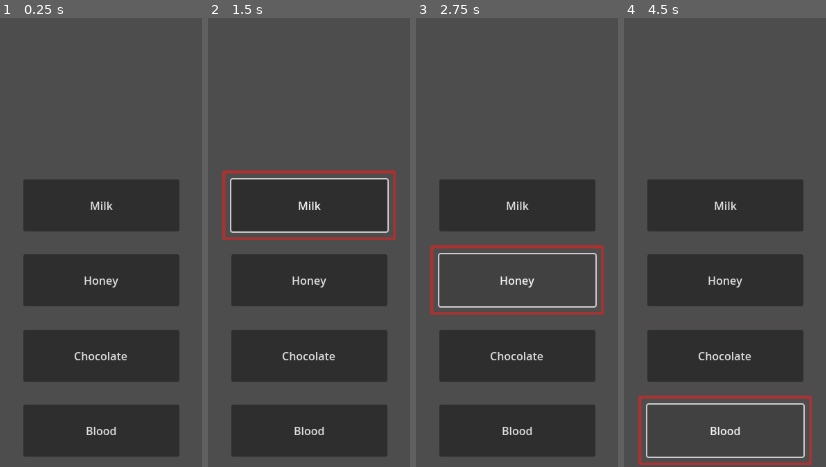
Above: before the commit, frames 1-4 (left to right).
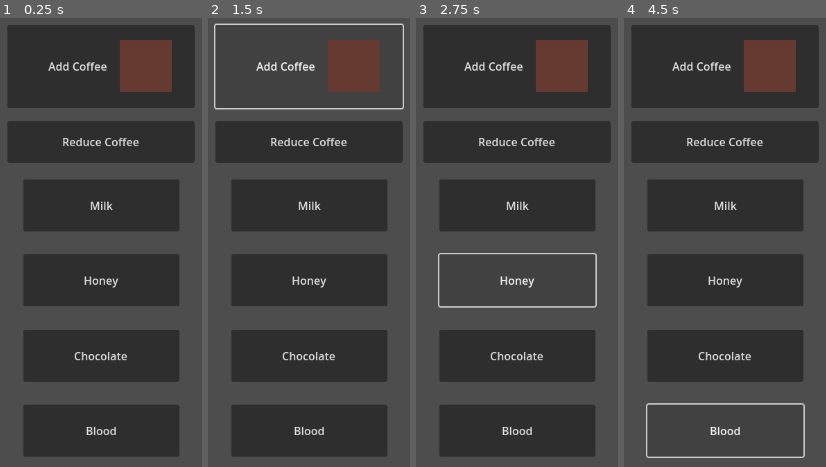
Above: after the commit, the same moments.

Repository: LuisGarrillo/Neo-Mel-vn
Game: Godot game, scene res://scenes/ui/cup_preparation.tscn
The game is run twice, just before and just after one commit, with the same random seed, the same clock (stepped at 60 frames per second) and the same inputs. This scene is started directly instead of the project's main scene.
Inputs (mouse positions are in pixels of both pictures, inside the frame that each line leads up to):
- Up to frame 1 (0.25 s): no input
- Up to frame 2 (1.5 s): click "Milk" at 0.5 s; click (309, 67) at 1.25 s, where only the run after the commit has a clickable "Add Coffee"
- Up to frame 3 (2.75 s): click "Honey" at 2 s
- Up to frame 4 (4.5 s): click (725, 143) at 2.75 s, where only the run after the commit has a clickable "Reduce Coffee"; click "Chocolate" at 3.5 s; click "Blood" at 4.25 s

The runs differ from the first frame. In frame 1, 25% of the frame differs, in the area x 3-97%, y 1-33%; in frame 2, 16%; in frame 3, 27%, in the area x 3-97%, y 1-67%; in frame 4, 27%.
Error after the commit: Cannot call method 'get_children' on a null value. (res://scripts/managers/cup_preparation_manager.gd:7)

Commit message:
Add remove coffee button and add coffee button

Diff:
--- a/scenes/ui/cup_preparation.tscn
+++ b/scenes/ui/cup_preparation.tscn
@@ -1,7 +1,9 @@
-[gd_scene load_steps=3 format=3 uid="uid://q4a1c2e7pnok"]
+[gd_scene load_steps=5 format=3 uid="uid://q4a1c2e7pnok"]
 
 [ext_resource type="PackedScene" uid="uid://bu158m4v3m18d" path="res://scenes/ui/add_on_button.tscn" id="1_f1hol"]
 [ext_resource type="Script" path="res://scripts/managers/cup_preparation_manager.gd" id="1_vqsfv"]
+[ext_resource type="PackedScene" uid="uid://d4kcnobl7cl1i" path="res://scenes/ui/add_coffee_button.tscn" id="2_wxq8d"]
+[ext_resource type="PackedScene" uid="uid://cfc76lew5ws83" path="res://scenes/ui/remove_coffee_button.tscn" id="3_ousp5"]
 
 [node name="cup-preparation" type="Control"]
 layout_mode = 3
@@ -21,31 +23,40 @@
 grow_horizontal = 2
 grow_vertical = 2
 
-[node name="Control" type="Control" parent="VBoxContainer"]
+[node name="CoffeeContainer" type="VBoxContainer" parent="VBoxContainer"]
 layout_mode = 2
 size_flags_vertical = 3
 
-[node name="VBoxContainer" type="VBoxContainer" parent="VBoxContainer"]
+[node name="AddCoffeeButton" parent="VBoxContainer/CoffeeContainer" instance=ExtResource("2_wxq8d")]
 layout_mode = 2
 size_flags_vertical = 3
 size_flags_stretch_ratio = 2.0
 
-[node name="AddOnButton" parent="VBoxContainer/VBoxContainer" instance=ExtResource("1_f1hol")]
+[node name="RemoveCoffeeButton" parent="VBoxContainer/CoffeeContainer" instance=ExtResource("3_ousp5")]
+layout_mode = 2
+size_flags_vertical = 3
+
+[node name="AddOnContainer" type="VBoxContainer" parent="VBoxContainer"]
+layout_mode = 2
+size_flags_vertical = 3
+size_flags_stretch_ratio = 2.0
+
+[node name="AddOnButton" parent="VBoxContainer/AddOnContainer" instance=ExtResource("1_f1hol")]
 layout_mode = 2
 size_flags_vertical = 3
 ingredient_name = "Milk"
 
-[node name="AddOnButton2" parent="VBoxContainer/VBoxContainer" instance=ExtResource("1_f1hol")]
+[node name="AddOnButton2" parent="VBoxContainer/AddOnContainer" instance=ExtResource("1_f1hol")]
 layout_mode = 2
 size_flags_vertical = 3
 ingredient_name = "Honey"
 
-[node name="AddOnButton3" parent="VBoxContainer/VBoxContainer" instance=ExtResource("1_f1hol")]
+[node name="AddOnButton3" parent="VBoxContainer/AddOnContainer" instance=ExtResource("1_f1hol")]
 layout_mode = 2
 size_flags_vertical = 3
 ingredient_name = "Chocolate"
 
-[node name="AddOnButton4" parent="VBoxContainer/VBoxContainer" instance=ExtResource("1_f1hol")]
+[node name="AddOnButton4" parent="VBoxContainer/AddOnContainer" instance=ExtResource("1_f1hol")]
 layout_mode = 2
 size_flags_vertical = 3
 ingredient_name = "Blood"
